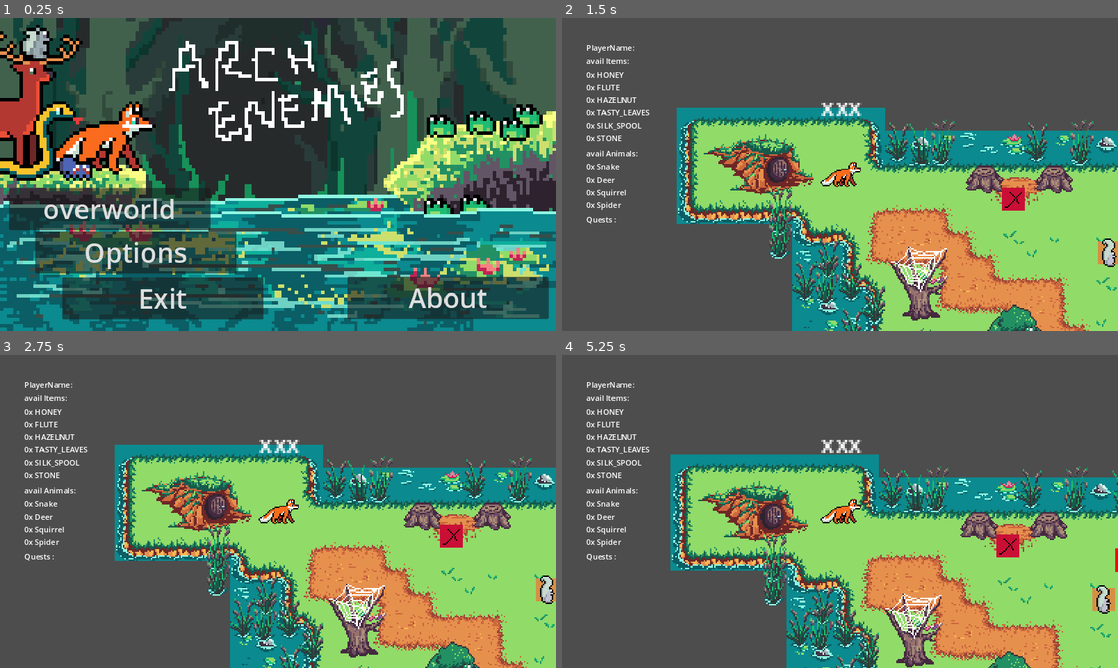
Above: before the commit, frames 1-4 (two rows, left to right).
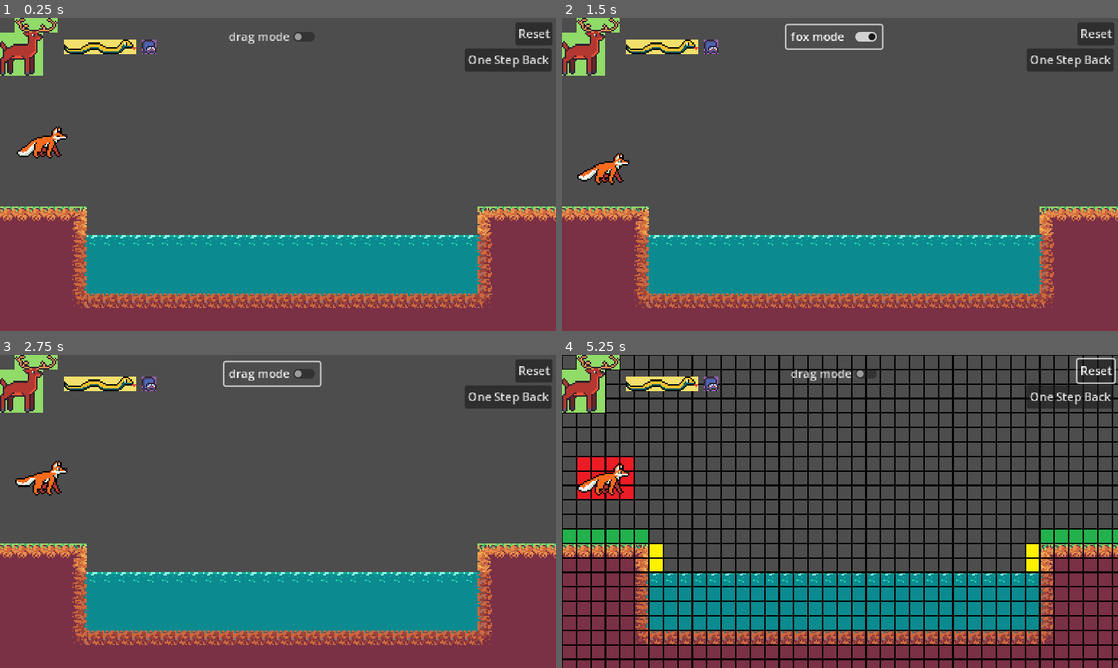
Above: after the commit, the same moments.

Repository: mango-gremlin/arch-enemies
Game: Godot game, scene res://bridges/scenes/Grid.tscn
Two runs of this game, one before a commit and one after it. Both use one fixed random seed, a clock stepped at 60 frames per second and the inputs below. Before the commit the project starts from res://overworld/ui/main_menu/main_menu.tscn.
Inputs (mouse positions are in pixels of both pictures, inside the frame that each line leads up to):
- Up to frame 1 (0.25 s): no input
- Up to frame 2 (1.5 s): click (673, 208) at 0.5 s, where only the run before the commit has a clickable "overworld"; click (834, 36) at 1.25 s, where only the run after the commit has a clickable "drag mode"
- Up to frame 3 (2.75 s): click (272, 373) at 2 s, where only the run after the commit has a clickable "fox mode"
- Up to frame 4 (5.25 s): click (1067, 395) at 2.75 s, where only the run after the commit has a clickable "One Step Back"; click (1095, 370) at 3.5 s, where only the run after the commit has a clickable "Reset"; move the mouse to (962, 495) at 4.27 s; press the mouse at (962, 495) at 4.28 s; hold D (move_right) from 4.28 s (still down); tap W (move_up) at 4.52 s; move the mouse to (728, 527) at 5.02 s; release the mouse at (728, 527) at 5.03 s; tap E (interact_overworld) at 5.1 s

The runs differ from the first frame. In frame 1, 88% of the frame differs, in the area x 0-100%, y 0-100%; in frame 2, 65%; in frame 3, 65%; in frame 4, 72%.

Commit message:
working on re implementing the goal area and forgot to branch

Diff:
--- a/Arch-enemies/bridges/scenes/Grid.tscn
+++ b/Arch-enemies/bridges/scenes/Grid.tscn
@@ -597,6 +597,9 @@
 sources/4 = SubResource("TileSetAtlasSource_vg7ik")
 sources/11 = SubResource("TileSetAtlasSource_8m2j8")
 
+[sub_resource type="RectangleShape2D" id="RectangleShape2D_a0wvi"]
+size = Vector2(38, 37.6385)
+
 [node name="Node2D" type="Node2D"]
 
 [node name="Camera2D" type="Camera2D" parent="."]
@@ -692,6 +695,14 @@
 [node name="world_edge_left" parent="Grid" instance=ExtResource("15_7vrq2")]
 position = Vector2(-10, 40)
 scale = Vector2(1, 10)
+
+[node name="GoalArea2D" type="Area2D" parent="Grid"]
+position = Vector2(-211, 110)
+
+[node name="GoalCollisionShape2D" type="CollisionShape2D" parent="Grid/GoalArea2D"]
+position = Vector2(279, 0.180771)
+shape = SubResource("RectangleShape2D_a0wvi")
+debug_color = Color(0.521569, 0.560784, 0.341176, 0.419608)
 
 [connection signal="current_grid" from="Grid" to="Grid/Control/Drag_Grid" method="_on_grid_current_grid"]
 [connection signal="current_grid" from="Grid" to="Grid/Control/Animal_Inventory/Deer_Item" method="_on_grid_current_grid"]
@@ -717,3 +728,4 @@
 [connection signal="pressed" from="Grid/Control/Reset" to="Grid" method="_on_reset_pressed"]
 [connection signal="pressed" from="Grid/Control/Last_State" to="Grid" method="_on_last_state_pressed"]
 [connection signal="body_entered" from="Grid/water_detection" to="Grid/Player" method="_on_water_detection_body_entered"]
+[connection signal="body_entered" from="Grid/GoalArea2D" to="Grid/Player" method="_on_goal_area_2d_body_entered"]
--- a/Arch-enemies/project.godot
+++ b/Arch-enemies/project.godot
@@ -11,7 +11,7 @@
 [application]
 
 config/name="Arch-Enemies"
-run/main_scene="res://overworld/ui/main_menu/main_menu.tscn"
+run/main_scene="res://bridges/scenes/Grid.tscn"
 config/features=PackedStringArray("4.2", "Forward Plus")
 
 [autoload]
Not shown: 1 places in Arch-enemies/bridges/scenes/Grid.tscn that only renumber resources
